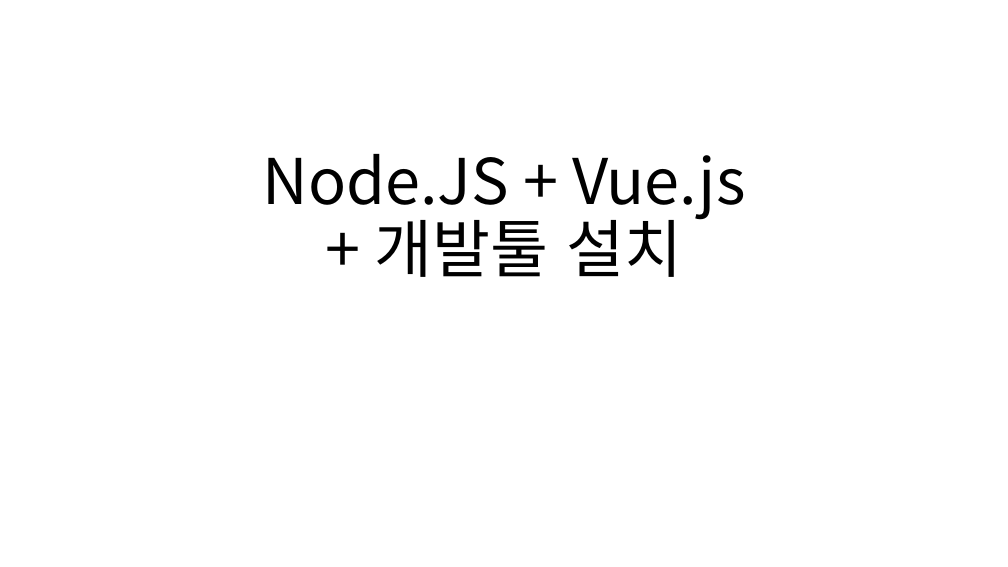
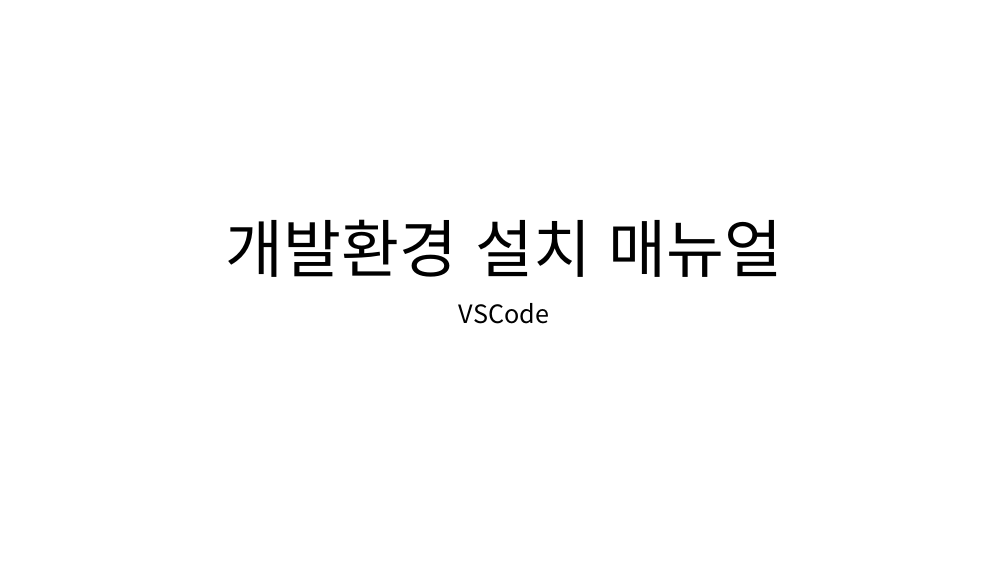
Before and after one commit to 92-seok/wooboWEB-NextJS-migration-, a slide deck: slide 1 of doc/개발환경_설치매뉴얼(VSCode).pptx. Drawn at 1008x567 pixels with LibreOffice and Linux fonts; fonts in the diff are those of the drawing. Boxes give left, top, right and bottom in pixels: in the first picture for what was removed or moved away, otherwise in the second. Text is boxed around its words. In the diff, an @@ line names an element or a change of style, - is before the commit and + after.

Commit message:
매뉴얼 업데이트

```diff
--- a/doc/개발환경_설치매뉴얼(VSCode).pptx
+++ b/doc/개발환경_설치매뉴얼(VSCode).pptx
@@ title at box(226, 219, 783, 277): text changed @@
-Node.JS + Vue.js
-+ 개발툴 설치
+개발환경 설치 매뉴얼
@@ subtitle added at box(459, 303, 549, 324), 24 pt, text #000000 @@
+VSCode
```
Also in this commit, not shown: 10 slides removed, 5 other files.
